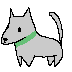
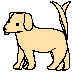
Revision of a layered 72x72 image; what changed, layer by layer:
added layer "Dog3" (1st of 3) above "Dog3" over [3, 1, 70, 70]
added layer "Dog3" (2nd of 3) above "Dog3" over [3, 1, 71, 71]
renamed "圖層 1" to "Dog3", painted on it over [1, 1, 69, 71]
